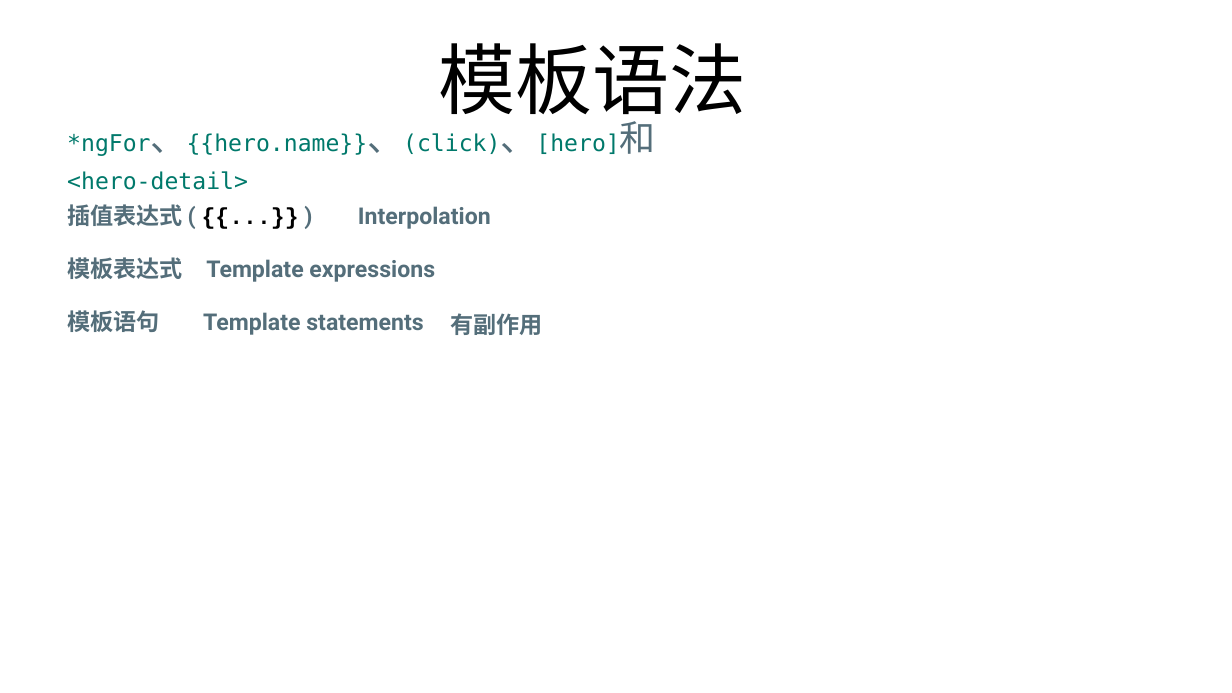
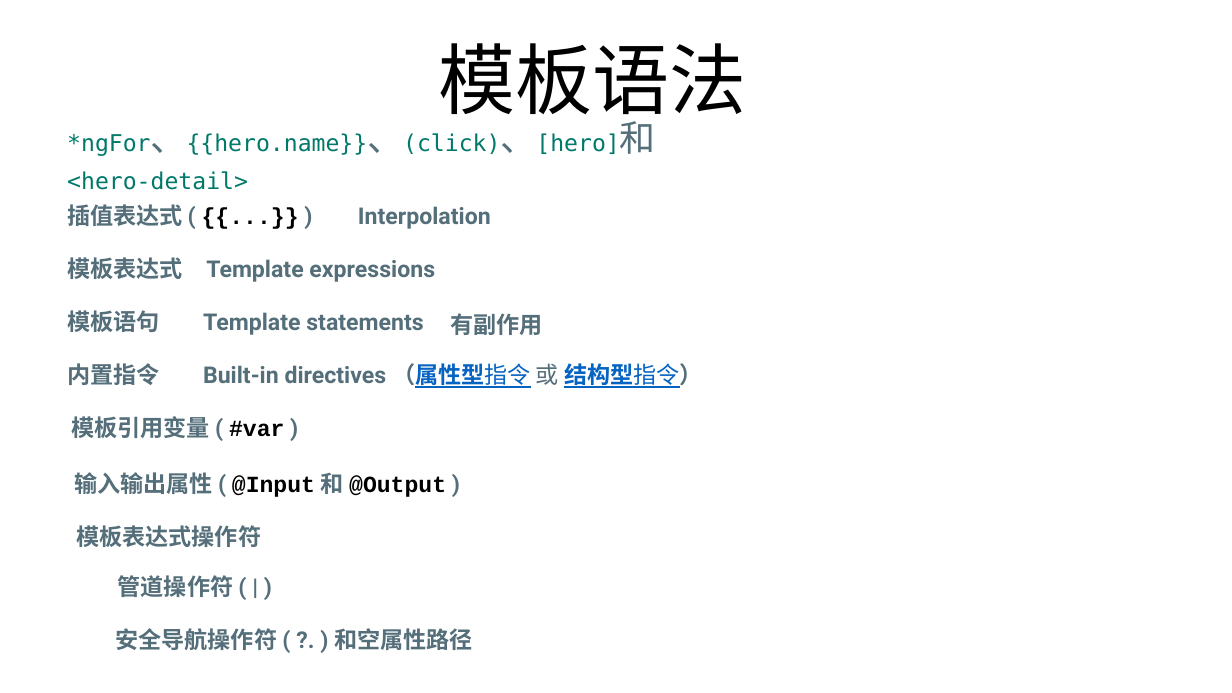
Before and after one commit to FredJiangFei/MyDocuments, a slide deck: slide 1 of Angular summary/模板语法.pptx. Drawn at 1232x693 pixels with LibreOffice and Linux fonts; fonts in the diff are those of the drawing. Boxes give left, top, right and bottom in pixels: in the first picture for what was removed or moved away, otherwise in the second. Text is boxed around its words. In the diff, an @@ line names an element or a change of style, - is before the commit and + after.

Commit message:
指令

```diff
--- a/Angular summary/模板语法.pptx
+++ b/Angular summary/模板语法.pptx
@@ text added at [67, 363, 159, 385], 18 pt, text #546E7A, bold @@
+内置指令
@@ text added at [203, 363, 703, 388], 18 pt, text #546E7A, bold @@
+Built-in directives （属性型指令 或 结构型指令）
@@ text added at [71, 416, 284, 438], 18 pt, text #546E7A, bold @@
+模板引用变量 ( #var )
@@ text added at [74, 472, 446, 497], 18 pt, text #000000, bold @@
+输入输出属性 ( @Input 和 @Output )
@@ text added at [76, 525, 261, 547], 18 pt, text #546E7A, bold @@
+模板表达式操作符
@@ text added at [118, 575, 233, 597], 18 pt, text #546E7A, bold @@
+管道操作符 ( | )
@@ text added at [115, 628, 473, 650], 18 pt, text #546E7A, bold @@
+安全导航操作符 ( ?. ) 和空属性路径
```
Also in this commit, not shown: 3 other files.
